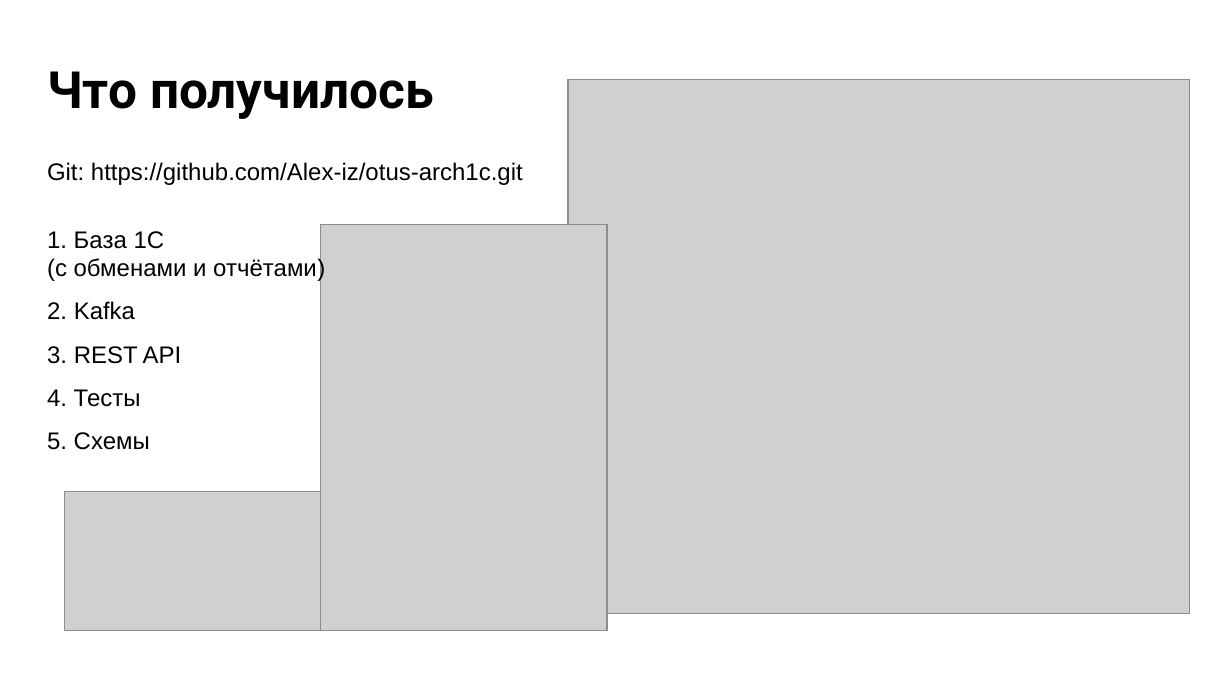
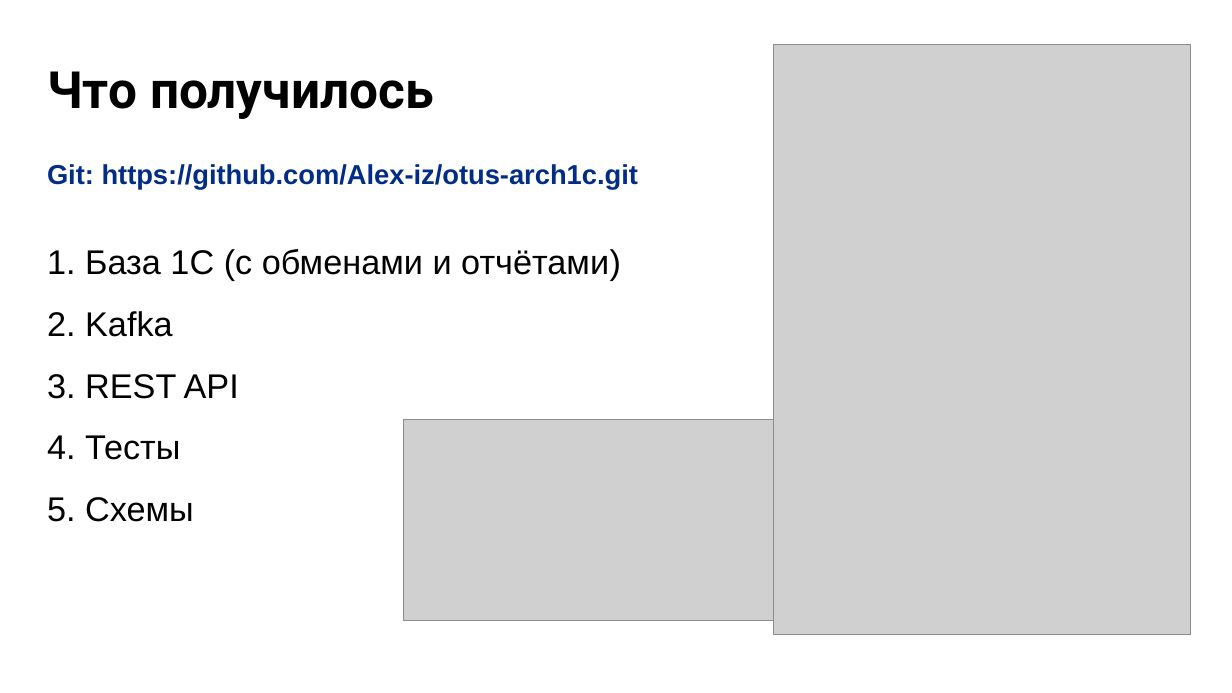
Before and after one commit to Alex-iz/otus-arch1c, a slide deck: slide 7 of doc/Презентация.pptx. Drawn at 1232x693 pixels with LibreOffice and Linux fonts; fonts in the diff are those of the drawing; grey boxes stand for pictures; background and template pictures are left out. Boxes give left, top, right and bottom in pixels: in the first picture for what was removed or moved away, otherwise in the second. Text is boxed around its words. In the diff, an @@ line names an element or a change of style, - is before the commit and + after.

Commit message:
Схемы

```diff
--- a/doc/Презентация.pptx
+++ b/doc/Презентация.pptx
@@ picture: place and size @@
-picture at [320,224,607,630]
+picture at [774,44,1190,634]
@@ picture removed at [568,79,1190,614] @@
@@ text "Git: https://github.com/Alex-iz/otus-arch1c.git" at [47,164,638,190]: size 14 to 16 pt, text colour #000000 to gradient #012D86 to #0E2557, bold on @@
@@ text "1. База 1С (с обменами ...": place and size @@
-text "1. База 1С (с обменами ..." at [47,231,325,450]
+text "1. База 1С (с обменами ..." at [47,249,621,522]
@@ text at [47,249,621,281]: text changed; size 14 to 20 pt @@
-1. База 1С
-(с обменами и отчётами)
+1. База 1С (с обменами и отчётами)
@@ text at [47,311,239,522]: size 14 to 20 pt in "2. Kafka", "3. REST API", "4. Тесты", "5. Схемы" @@
@@ picture: place and size @@
-picture at [65,492,320,630]
+picture at [404,420,774,621]
```
Also in this commit, not shown: 3 slides added, 1 other file.
